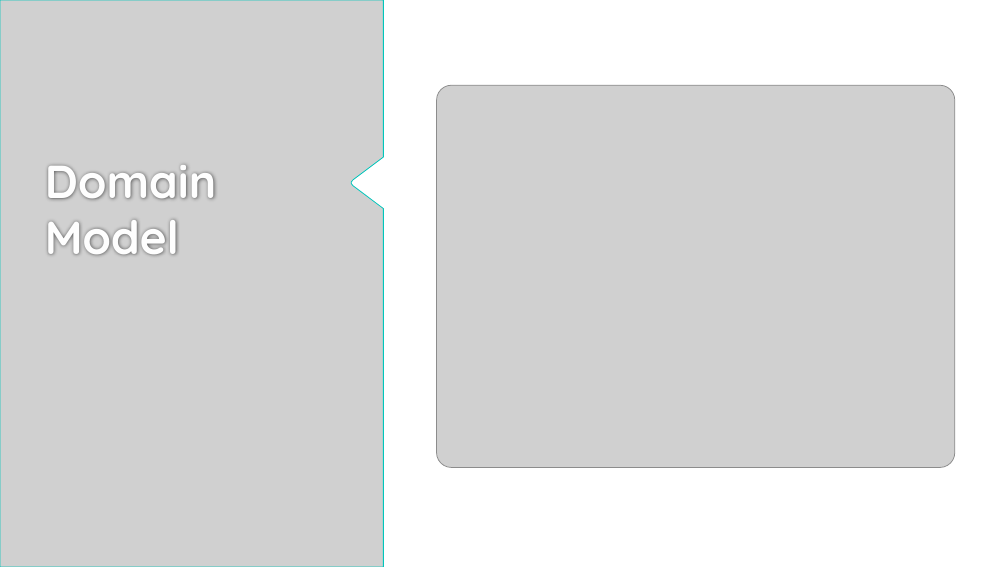
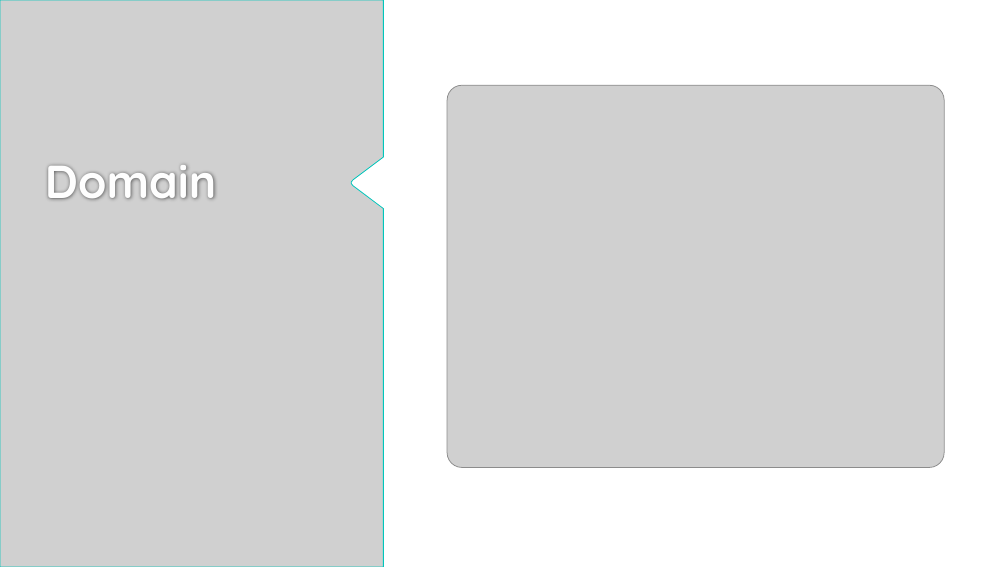
Before and after one commit to Fastwatch/FastWatch361, a slide deck: slide 4 of Artifacts/Presentation/Fastwatch.pptx. Drawn at 1008x567 pixels with LibreOffice and Linux fonts; fonts in the diff are those of the drawing; grey boxes stand for pictures; background and template pictures are left out. Boxes give left, top, right and bottom in pixels: in the first picture for what was removed or moved away, otherwise in the second. Text is boxed around its words. In the diff, an @@ line names an element or a change of style, - is before the commit and + after.

```diff
--- a/Artifacts/Presentation/Fastwatch.pptx
+++ b/Artifacts/Presentation/Fastwatch.pptx
@@ picture: place and size @@
-picture at bbox=[436, 85, 954, 468]
+picture at bbox=[447, 85, 944, 468]
@@ title at bbox=[45, 165, 217, 200]: text changed @@
-Domain Model
+Domain
```
Also in this commit, not shown: 2 other slides changed, 1 slide removed, 1 other file.
